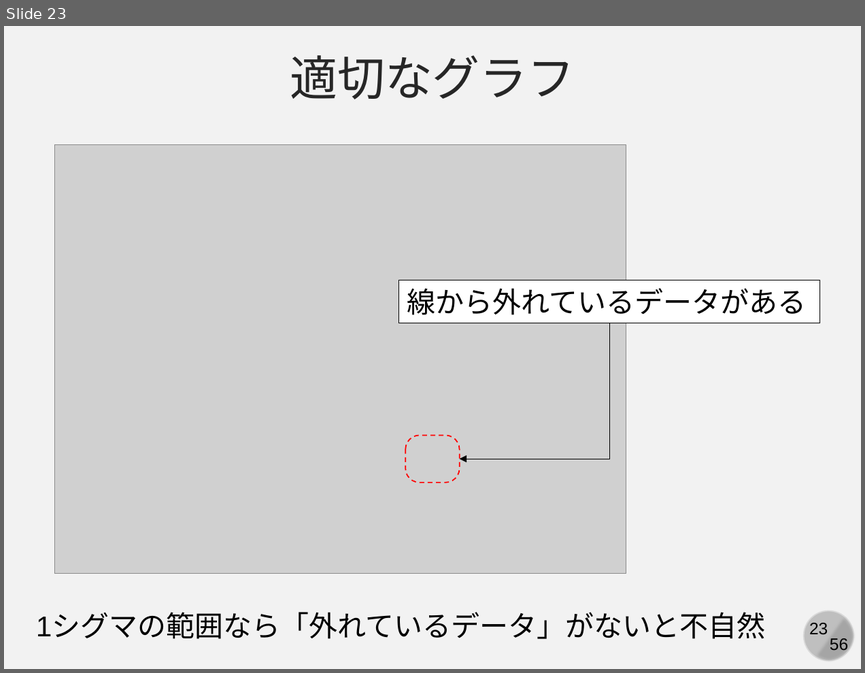
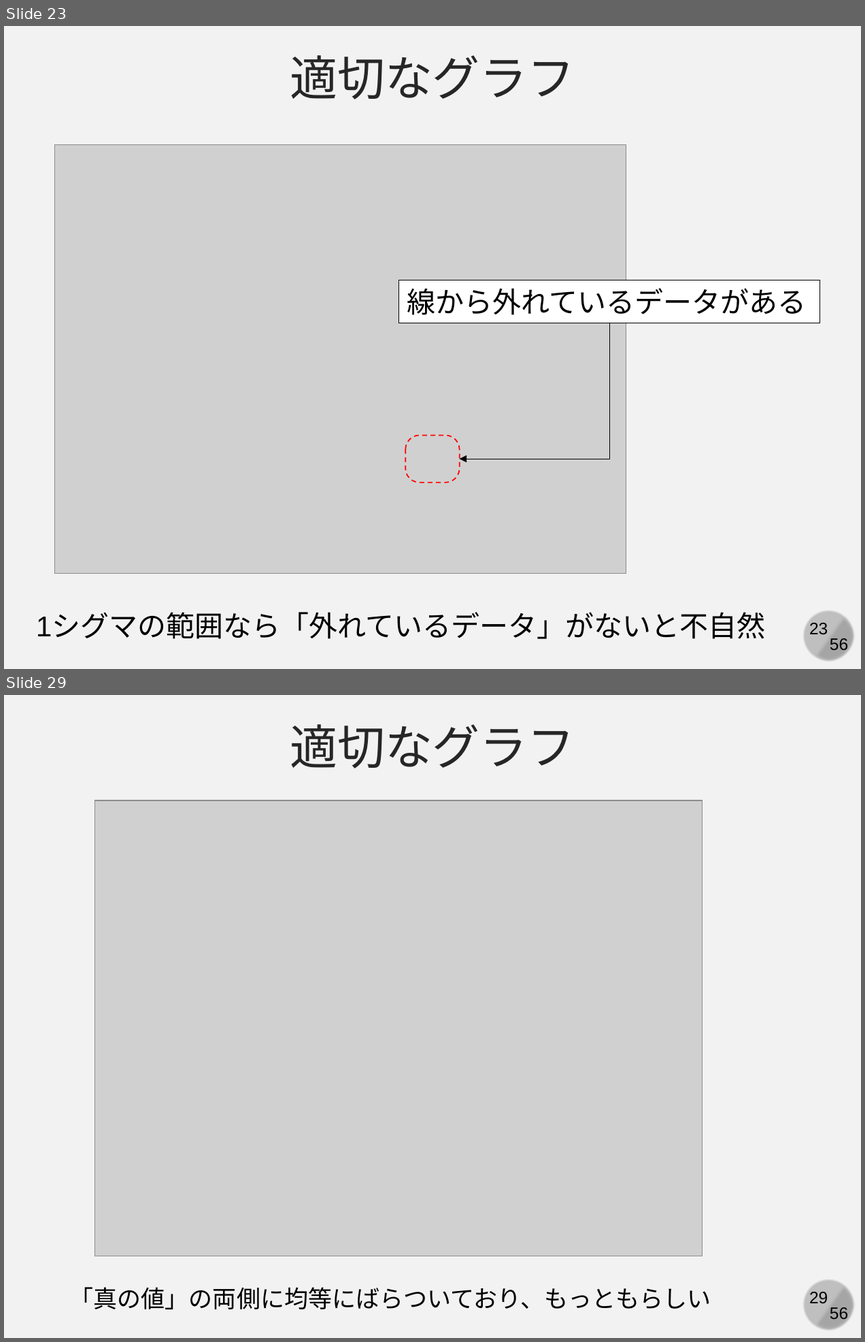
Before and after one commit to kaityo256/simulation_engineering, a slide deck: 03_mc_advanced/simulation03.pptx. Shown one above the other, each under a label of ours: slide 23 before the commit, slides 23 and 29 after it; the slides between them are not shown. The pictures are 865x673 and 865x1342 pixels, drawn with LibreOffice and Linux fonts; fonts in the diff are those of the drawing; grey boxes stand for pictures. Boxes give left, top, right and bottom in pixels: in the first picture for what was removed or moved away, otherwise in the second. Text is boxed around its words. In the diff, an @@ line names an element or a change of style, - is before the commit and + after.

```diff
--- a/03_mc_advanced/simulation03.pptx
+++ b/03_mc_advanced/simulation03.pptx
@@ slide 29 added at (4,695,861,1338), background #F2F2F2; not listed: 4 template elements that a slide beside it also shows @@
@@ text added at (290,724,575,768), 40 pt, text #262626 @@
+適切なグラフ
@@ picture added at (95,800,702,1256) @@
@@ text added at (70,1287,711,1309), 20 pt, text #000000 @@
+「真の値」の両側に均等にばらついており、もっともらしい
```
Also in this commit, not shown: 4 slides changed, 5 other slides added, 1 slide removed, 11 other files.
